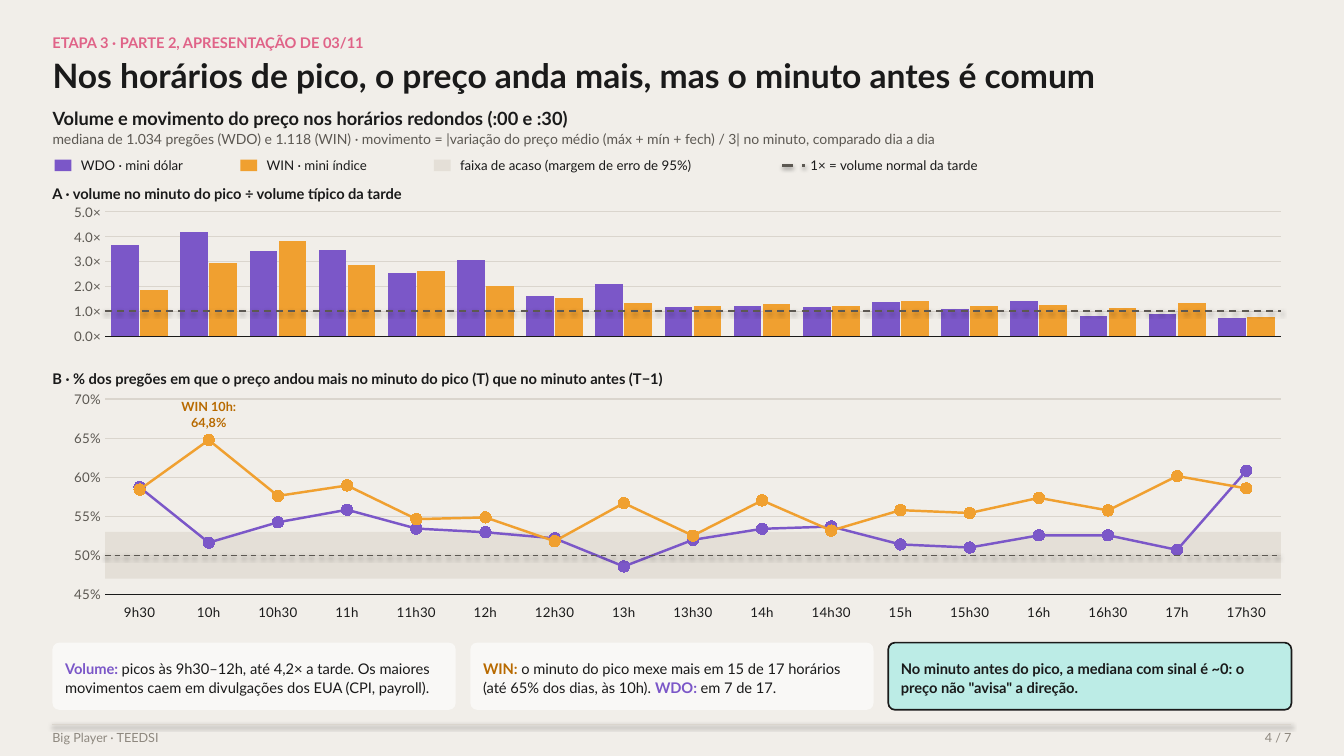
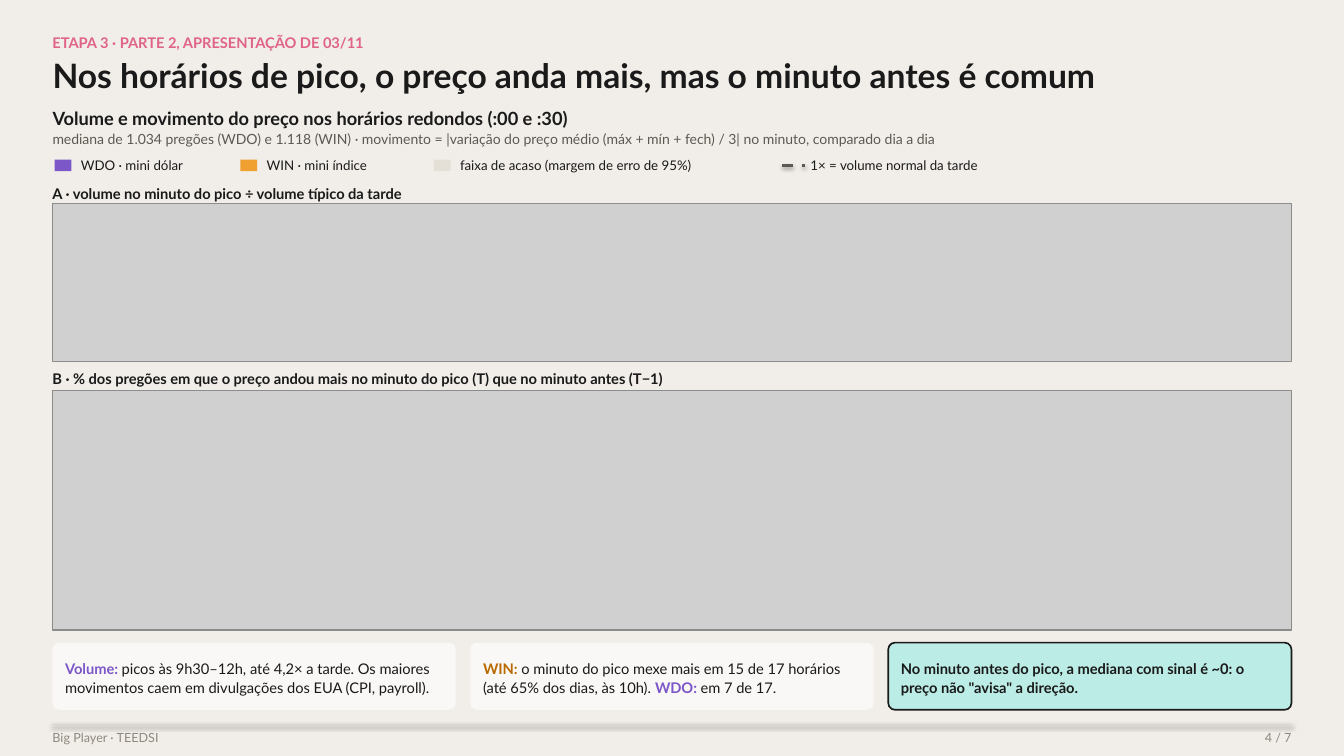
Before and after one commit to icaropereira1/teedsi, a slide deck: slide 4 of bigplayer/docs/apresentacao-final/Big_Player_apresentacao_final.pptx. Drawn at 1344x756 pixels with LibreOffice and Linux fonts; fonts in the diff are those of the drawing; grey boxes stand for pictures. Boxes give left, top, right and bottom in pixels: in the first picture for what was removed or moved away, otherwise in the second. Text is boxed around its words. In the diff, an @@ line names an element or a change of style, - is before the commit and + after.

```diff
--- a/bigplayer/docs/apresentacao-final/Big_Player_apresentacao_final.pptx
+++ b/bigplayer/docs/apresentacao-final/Big_Player_apresentacao_final.pptx
@@ column chart removed at <box>52,204,1292,361</box> @@
-categories: 1, 2, 3, 4, 5, 6, 7, 8, 9, 10, 11, 12, 13, 14, 15, 16, 17
-Series 1: 3.7, 4.2, 3.4, 3.5, 2.5, 3.1, 1.6, 2.1, 1.2, 1.2, 1.2, 1.4, 1.1, 1.4, 0.8, 0.9, 0.7
-Series 2: 1.9, 3, 3.9, 2.9, 2.6, 2, 1.5, 1.3, 1.2, 1.3, 1.2, 1.4, 1.2, 1.3, 1.1, 1.3, 0.8
@@ picture added at <box>52,204,1292,361</box> @@
@@ line removed from (105, 311) to (1281, 311) @@
@@ line chart removed at <box>52,391,1292,631</box> @@
-categories: 9h30, 10h, 10h30, 11h, 11h30, 12h, 12h30, 13h, 13h30, 14h, 14h30, 15h, 15h30, 16h, 16h30, 17h, 17h30
-Series 1: 58.7, 51.6, 54.2, 55.8, 53.4, 52.9, 52.2, 48.6, 52, 53.4, 53.7, 51.4, 51, 52.5, 52.5, 50.7, 60.8
-Series 2: 58.4, 64.8, 57.6, 58.9, 54.6, 54.8, 51.8, 56.7, 52.5, 57, 53.1, 55.8, 55.4, 57.3, 55.7, 60.1, 58.5
@@ picture added at <box>52,391,1292,631</box> @@
@@ rectangle removed at <box>105,532,1281,580</box> @@
@@ line removed from (105, 556) to (1281, 556) @@
```
Also in this commit, not shown: 4 other slides changed, 10 other files.
